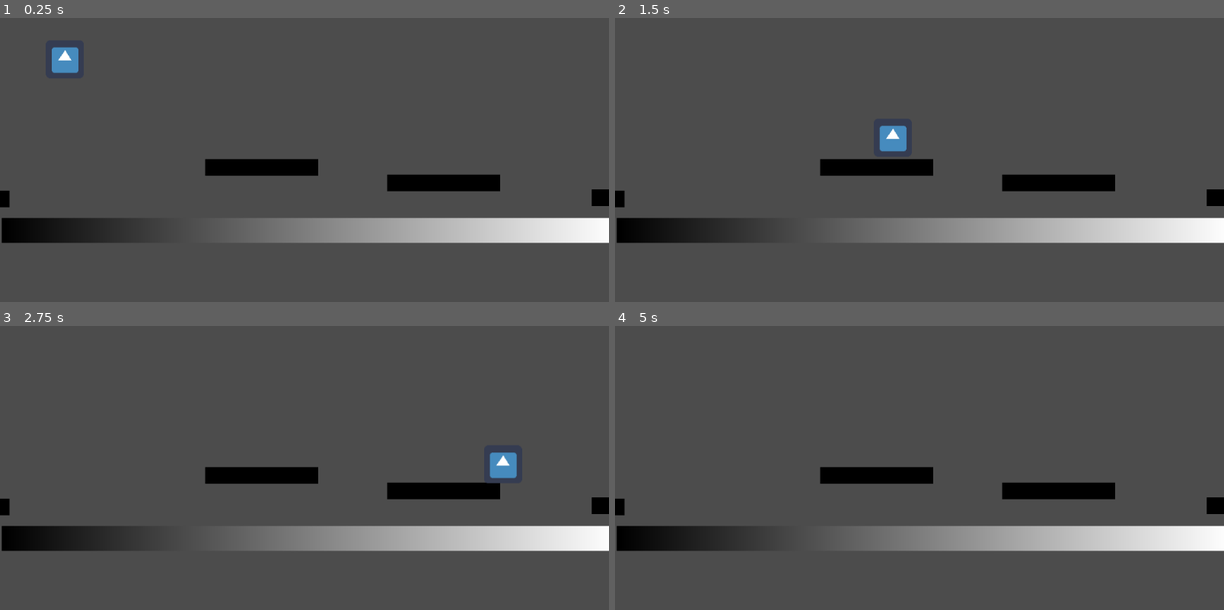
Above: before the commit, frames 1-4 (two rows, left to right).
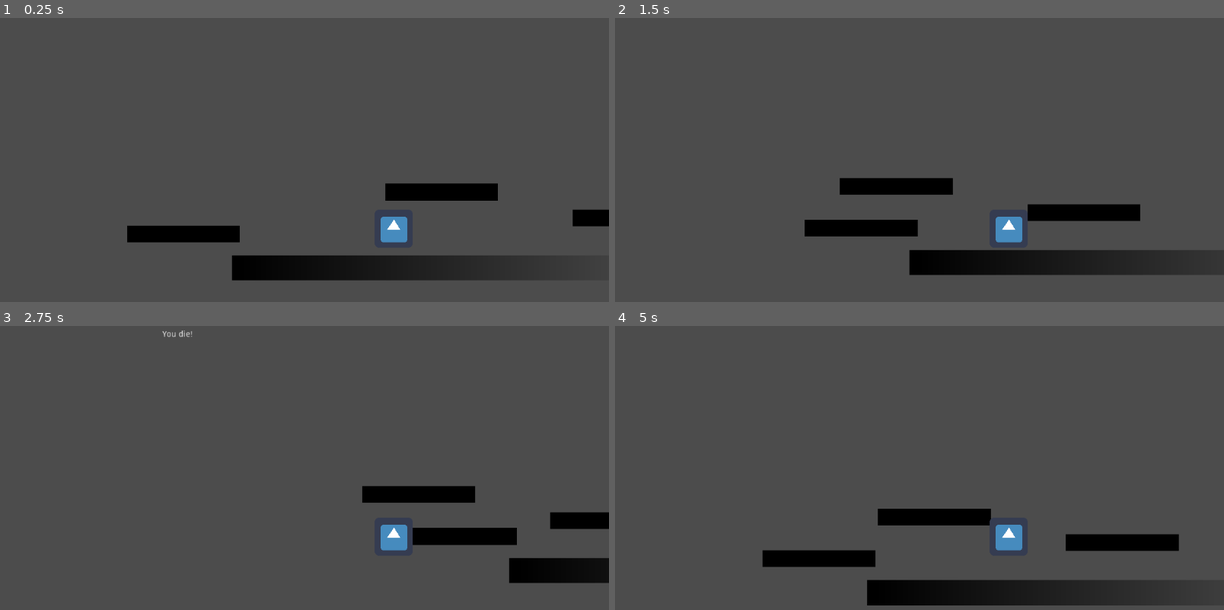
Above: after the commit, the same moments.

Repository: T4g1/gd-wildjam18
Game: Godot game, scene res://sources/player/TestWorld.tscn
Two runs of this game, one before a commit and one after it. Both use one fixed random seed, a clock stepped at 60 frames per second and the inputs below. The project has no main scene, so this scene is started directly. The engine's default icon, where the game draws it, is replaced by a stand-in: a white triangle on a blue panel in a dark square.
Inputs:
- Up to frame 1 (0.25 s): no input
- Up to frame 2 (1.5 s): hold Right (ui_right) from 0.53 s (still down); tap Up (ui_up) at 0.77 s
- Up to frame 3 (2.75 s): tap Up (ui_up) at 1.52 s; release Right (ui_right) at 2.03 s; hold Left (ui_left) from 2.03 s (still down)
- Up to frame 4 (5 s): release Left (ui_left) at 2.78 s; hold Right (ui_right) 2.78-4.28 s; tap Up (ui_up) at 3.02, 3.77, 4.52 s; hold Left (ui_left) from 4.28 s (still down)

The runs differ from the first frame. In frame 1, 16% of the frame differs, in the area x 0-100%, y 10-93%; in frame 2, 17%, in the area x 0-100%, y 37-91%; in frame 3, 12%; in frame 4, 16%.

Commit message:
Moving world and add death mechanism

Diff:
--- a/project.godot
+++ b/project.godot
@@ -22,7 +22,9 @@
 
 2d_physics/layer_1="Floor"
 2d_physics/layer_2="Pipe"
-2d_physics/layer_11="Player"
+2d_physics/layer_3="DeathHole"
+2d_physics/layer_11="PlayerBody"
+2d_physics/layer_12="PayerStandShape"
 
 [rendering]
 
--- /dev/null
+++ b/sources/player/DeathHole.tscn
@@ -0,0 +1,20 @@
+[gd_scene load_steps=3 format=2]
+
+[sub_resource type="RectangleShape2D" id=1]
+extents = Vector2( 94.6894, 14.7458 )
+
+[sub_resource type="GradientTexture" id=2]
+
+[node name="DeathHole" type="Area2D"]
+position = Vector2( -518.886, 52.5965 )
+collision_layer = 4
+collision_mask = 0
+
+[node name="CollisionShape2D" type="CollisionShape2D" parent="."]
+position = Vector2( 439.401, 295.201 )
+shape = SubResource( 1 )
+
+[node name="Sprite" type="Sprite" parent="."]
+position = Vector2( 440.252, 294.151 )
+scale = Vector2( 0.0925734, 28.2723 )
+texture = SubResource( 2 )
--- a/sources/player/Player.gd
+++ b/sources/player/Player.gd
@@ -1,5 +1,7 @@
 extends KinematicBody2D
 
+
+signal death
 
 const GRAVITY: int = 500
 # const RUN_MIN_SPEED: int = 10
@@ -106,3 +108,8 @@
 	if stand_shape_collide_time == 0:
 		can_stand = true
 	print('Exit stand shape: ', stand_shape_collide_time)
+
+
+func _on_DeathHole_body_shape_entered(body_id, body, body_shape, area_shape):
+	print('You death')
+	emit_signal("death")
--- a/sources/player/Player.tscn
+++ b/sources/player/Player.tscn
@@ -67,15 +67,15 @@
 
 [node name="Player" type="KinematicBody2D"]
 collision_layer = 1024
-collision_mask = 3
+collision_mask = 7
 script = ExtResource( 2 )
 
 [node name="PlayerShape" type="CollisionShape2D" parent="."]
-position = Vector2( 35, 97 )
+position = Vector2( 150, 97 )
 shape = SubResource( 1 )
 
 [node name="Sprite" type="Sprite" parent="."]
-position = Vector2( 35, 97 )
+position = Vector2( 150, 97 )
 texture = ExtResource( 1 )
 
 [node name="AnimationPlayer" type="AnimationPlayer" parent="."]
@@ -83,11 +83,14 @@
 anims/Standup = SubResource( 3 )
 
 [node name="StandShape" type="Area2D" parent="."]
-position = Vector2( 35, 96 )
-collision_layer = 1024
+position = Vector2( 150, 96 )
+collision_layer = 2048
 collision_mask = 2
 
 [node name="CollisionShape2D" type="CollisionShape2D" parent="StandShape"]
 shape = SubResource( 4 )
+
+[node name="Camera2D" type="Camera2D" parent="."]
+current = true
 [connection signal="body_shape_entered" from="StandShape" to="." method="_on_StandShape_body_shape_entered"]
 [connection signal="body_shape_exited" from="StandShape" to="." method="_on_StandShape_body_shape_exited"]
--- /dev/null
+++ b/sources/player/TestWorld.gd
@@ -0,0 +1,37 @@
+extends Node2D
+
+
+const MOVING_SPEED: int = 300
+
+onready var world = $World
+onready var ground = $World/Ground
+onready var label = $Label
+onready var player = $Player
+
+var started: bool = false
+
+# Called when the node enters the scene tree for the first time.
+func _ready():
+	label.visible = false
+	player.connect("death", self, "_on_player_death")
+	start()
+
+
+# Called every frame. 'delta' is the elapsed time since the previous frame.
+func _process(delta):
+	if started:
+		ground.position.x += MOVING_SPEED * delta
+
+func start():
+	world.global_position = Vector2(0, 0)
+	ground.global_position = Vector2(0, 0)
+	player.global_position = Vector2(200, 200)
+	started = true
+
+func _on_player_death():
+	print('On player death')
+	started = false
+	label.visible = true
+	yield(get_tree().create_timer(2), "timeout")
+	label.visible = false
+	start()
--- a/sources/player/TestWorld.tscn
+++ b/sources/player/TestWorld.tscn
@@ -1,9 +1,11 @@
-[gd_scene load_steps=7 format=2]
+[gd_scene load_steps=9 format=2]
 
 [ext_resource path="res://sources/player/Player.tscn" type="PackedScene" id=1]
+[ext_resource path="res://sources/player/TestWorld.gd" type="Script" id=2]
+[ext_resource path="res://sources/player/DeathHole.tscn" type="PackedScene" id=3]
 
 [sub_resource type="RectangleShape2D" id=1]
-extents = Vector2( 515.045, 22.908 )
+extents = Vector2( 1929.87, 22.908 )
 
 [sub_resource type="Gradient" id=2]
 
@@ -16,24 +18,33 @@
 [sub_resource type="GradientTexture" id=5]
 
 [node name="TestWorld" type="Node2D"]
+script = ExtResource( 2 )
 
 [node name="World" type="Node2D" parent="."]
 
-[node name="Floor" type="StaticBody2D" parent="World"]
+[node name="Ground" type="Node2D" parent="World"]
+
+[node name="Ground" type="StaticBody2D" parent="World/Ground"]
 collision_mask = 0
 
-[node name="CollisionShape2D" type="CollisionShape2D" parent="World/Floor"]
+[node name="CollisionShape2D" type="CollisionShape2D" parent="World/Ground/Ground"]
 position = Vector2( 512.861, 401.31 )
 shape = SubResource( 1 )
 
-[node name="Sprite" type="Sprite" parent="World/Floor"]
-position = Vector2( 515.251, 400.422 )
-scale = Vector2( 0.50063, 42.1166 )
+[node name="Sprite" type="Sprite" parent="World/Ground/Ground"]
+position = Vector2( 1221.41, 404.318 )
+scale = Vector2( 1.19024, 42.1166 )
 texture = SubResource( 3 )
 
+[node name="DeathHole" parent="World/Ground" instance=ExtResource( 3 )]
+
 [node name="StaticBody" type="StaticBody2D" parent="World"]
+position = Vector2( -9.74011, -17.5322 )
 collision_layer = 2
 collision_mask = 0
+__meta__ = {
+"_edit_group_": true
+}
 
 [node name="CollisionShape2D" type="CollisionShape2D" parent="World/StaticBody"]
 position = Vector2( 439.401, 295.201 )
@@ -45,9 +56,12 @@
 texture = SubResource( 5 )
 
 [node name="StaticBody2" type="StaticBody2D" parent="World"]
-position = Vector2( 649.925, 50.6485 )
+position = Vector2( 2025.23, 48.7005 )
 collision_layer = 2
 collision_mask = 0
+__meta__ = {
+"_edit_group_": true
+}
 
 [node name="CollisionShape2D" type="CollisionShape2D" parent="World/StaticBody2"]
 position = Vector2( 439.401, 295.201 )
@@ -58,24 +72,13 @@
 scale = Vector2( 0.0925734, 28.2723 )
 texture = SubResource( 5 )
 
-[node name="StaticBody4" type="StaticBody2D" parent="World"]
-position = Vector2( -518.886, 52.5965 )
-collision_layer = 2
-collision_mask = 0
-
-[node name="CollisionShape2D" type="CollisionShape2D" parent="World/StaticBody4"]
-position = Vector2( 439.401, 295.201 )
-shape = SubResource( 4 )
-
-[node name="Sprite" type="Sprite" parent="World/StaticBody4"]
-position = Vector2( 440.252, 294.151 )
-scale = Vector2( 0.0925734, 28.2723 )
-texture = SubResource( 5 )
-
 [node name="StaticBody3" type="StaticBody2D" parent="World"]
 position = Vector2( 306, 26 )
 collision_layer = 2
 collision_mask = 0
+__meta__ = {
+"_edit_group_": true
+}
 
 [node name="CollisionShape2D" type="CollisionShape2D" parent="World/StaticBody3"]
 position = Vector2( 439.401, 295.201 )
@@ -87,4 +90,13 @@
 texture = SubResource( 5 )
 
 [node name="Player" parent="." instance=ExtResource( 1 )]
-position = Vector2( 74.0247, -1.948 )
+position = Vector2( 74.0247, 134.052 )
+
+[node name="Label" type="Label" parent="."]
+anchor_right = 1.0
+anchor_bottom = 1.0
+text = "You die!"
+__meta__ = {
+"_edit_use_anchors_": false
+}
+[connection signal="body_shape_entered" from="World/Ground/DeathHole" to="Player" method="_on_DeathHole_body_shape_entered"]
